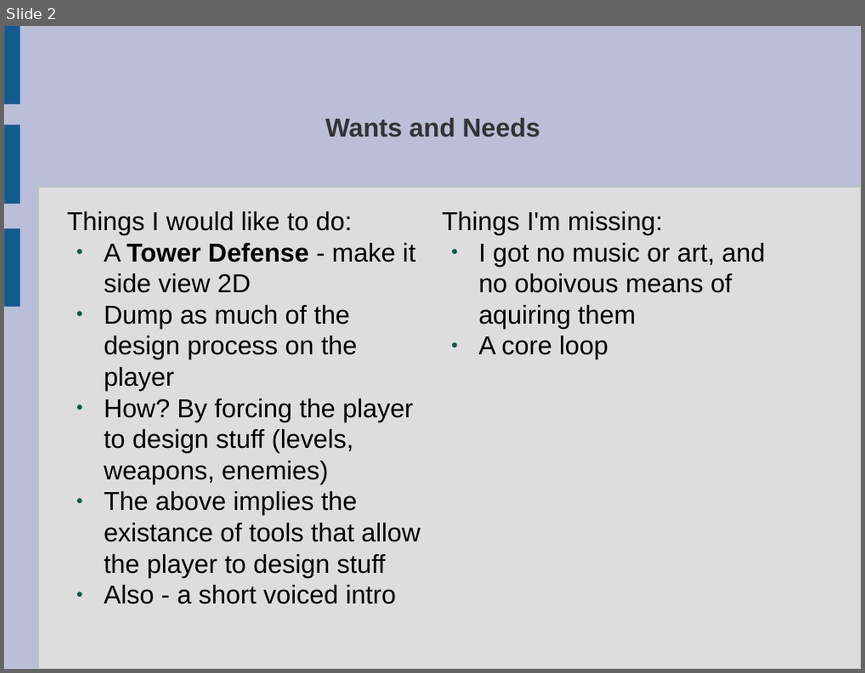
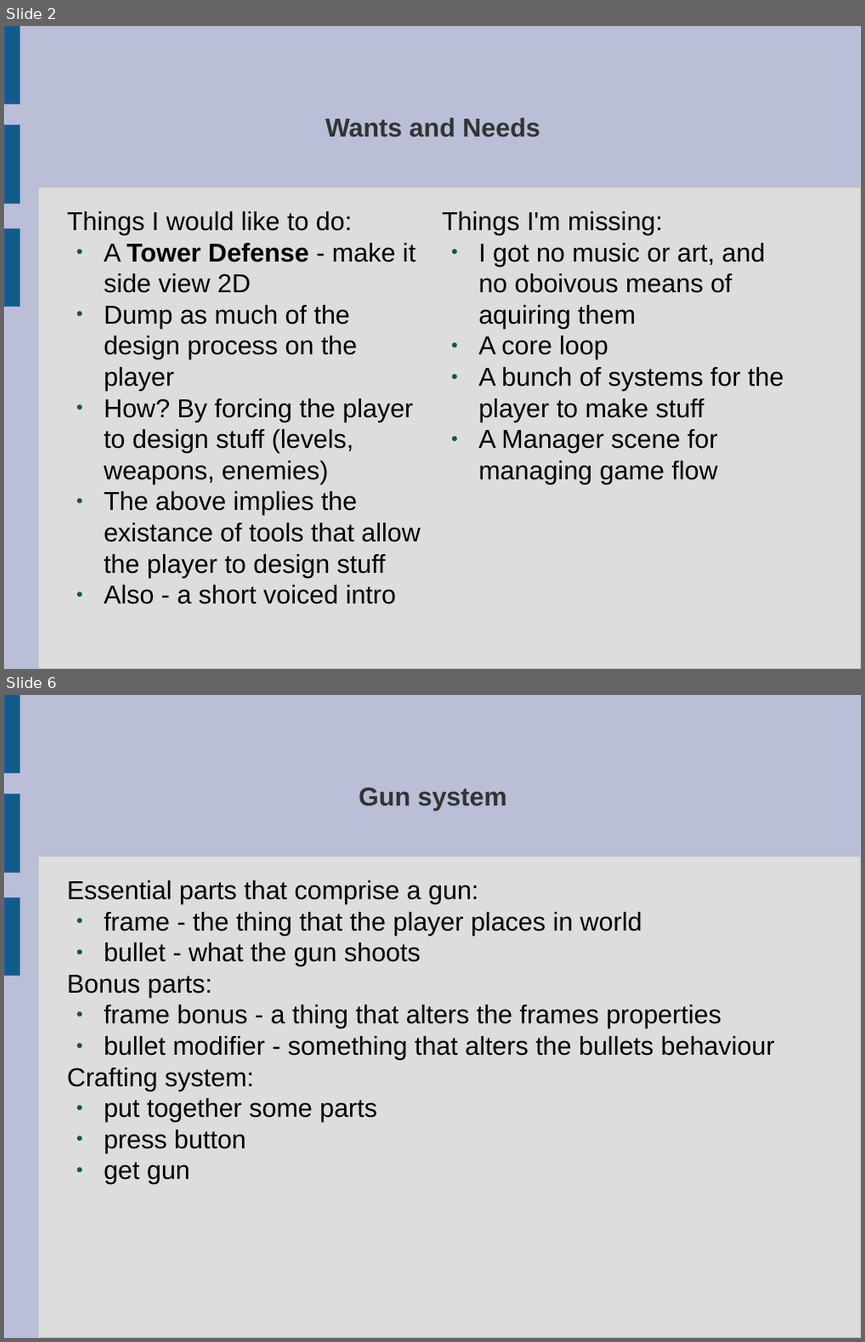
Before and after one commit to ktosox/GWJ68, a slide deck: GDD.odp. Shown one above the other, each under a label of ours: slide 2 before the commit, slides 2 and 6 after it; the slides between them are not shown. The pictures are 865x673 and 865x1342 pixels, drawn with LibreOffice and Linux fonts; fonts in the diff are those of the drawing. Boxes give left, top, right and bottom in pixels: in the first picture for what was removed or moved away, otherwise in the second. Text is boxed around its words. In the diff, an @@ line names an element or a change of style, - is before the commit and + after.

```diff
--- a/GDD.odp
+++ b/GDD.odp
@@ slide 6 added at box(4, 695, 861, 1338), background #BABED6; not listed: 4 template elements that a slide beside it also shows @@
@@ title added at box(358, 787, 507, 811), 24 pt, text #333333, bold @@
+Gun system
@@ text added at box(67, 880, 775, 1184), 24 pt, text #000000 @@
+Essential parts that comprise a gun:
+● frame - the thing that the player places in world
+● bullet - what the gun shoots
+Bonus parts:
+● frame bonus - a thing that alters the frames properties
+● bullet modifier - something that alters the bullets behaviour
+Crafting system:
+● put together some parts
+● press button
+● get gun
@@ slide 2 changed as well @@
@@ text at box(478, 367, 783, 484): paragraphs added @@
+● A bunch of systems for the player to make stuff
+● A Manager scene for managing game flow
```
Also in this commit, not shown: 1 other slide changed, 3 other slides added, 1 slide removed, 20 other files.
